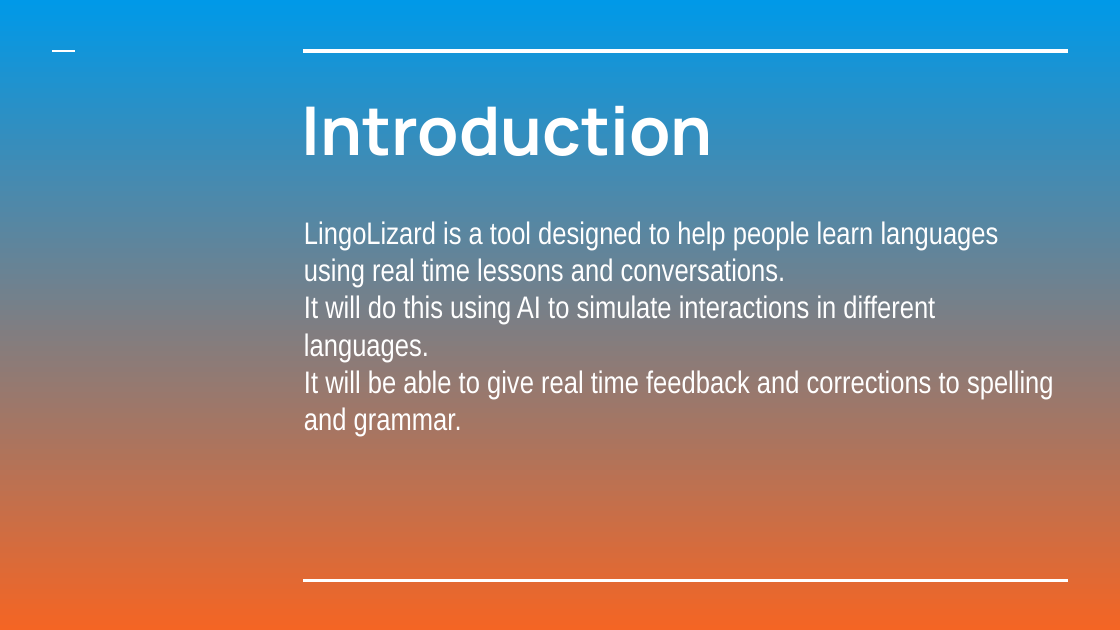
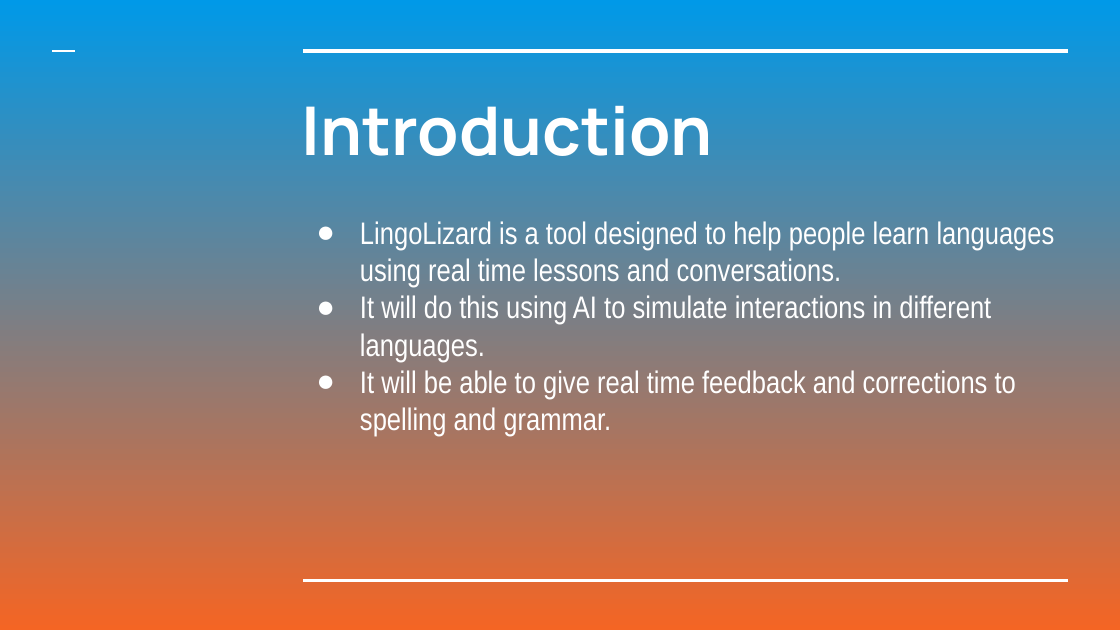
Before and after one commit to mjc136/4thYearProject, a slide deck: slide 2 of IterationZero/LingoLizard.pptx. Drawn at 1120x630 pixels with LibreOffice and Linux fonts; fonts in the diff are those of the drawing. Boxes give left, top, right and bottom in pixels: in the first picture for what was removed or moved away, otherwise in the second. Text is boxed around its words. In the diff, an @@ line names an element or a change of style, - is before the commit and + after.

```diff
--- a/IterationZero/LingoLizard.pptx
+++ b/IterationZero/LingoLizard.pptx
@@ subtitle "LingoLizard is a tool designed ..." at [360, 221, 1055, 436]: bullet none to ● @@
```
Also in this commit, not shown: 6 other slides changed, 5 slides added, 1 slide removed, 2 other files.
